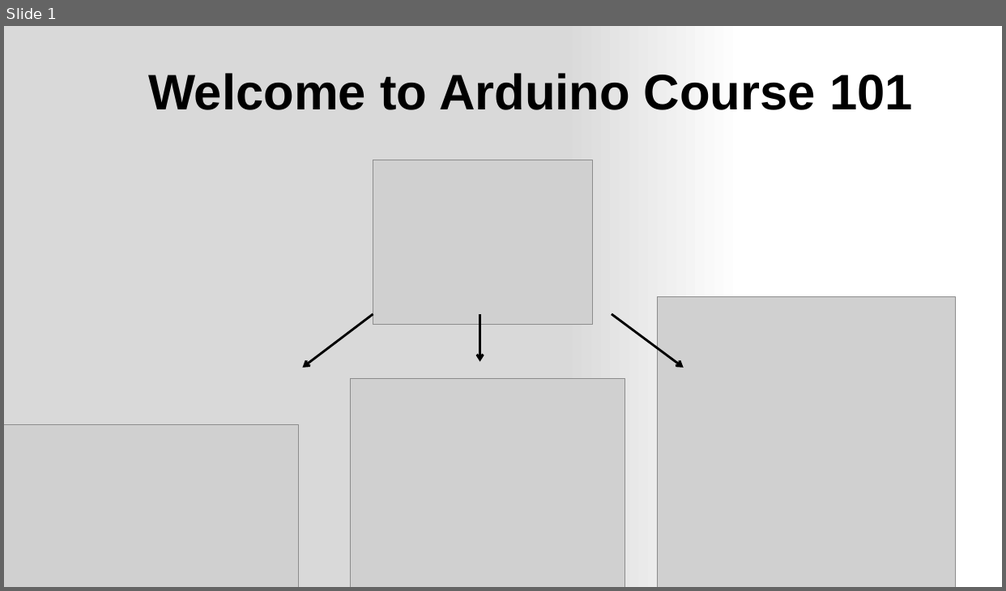
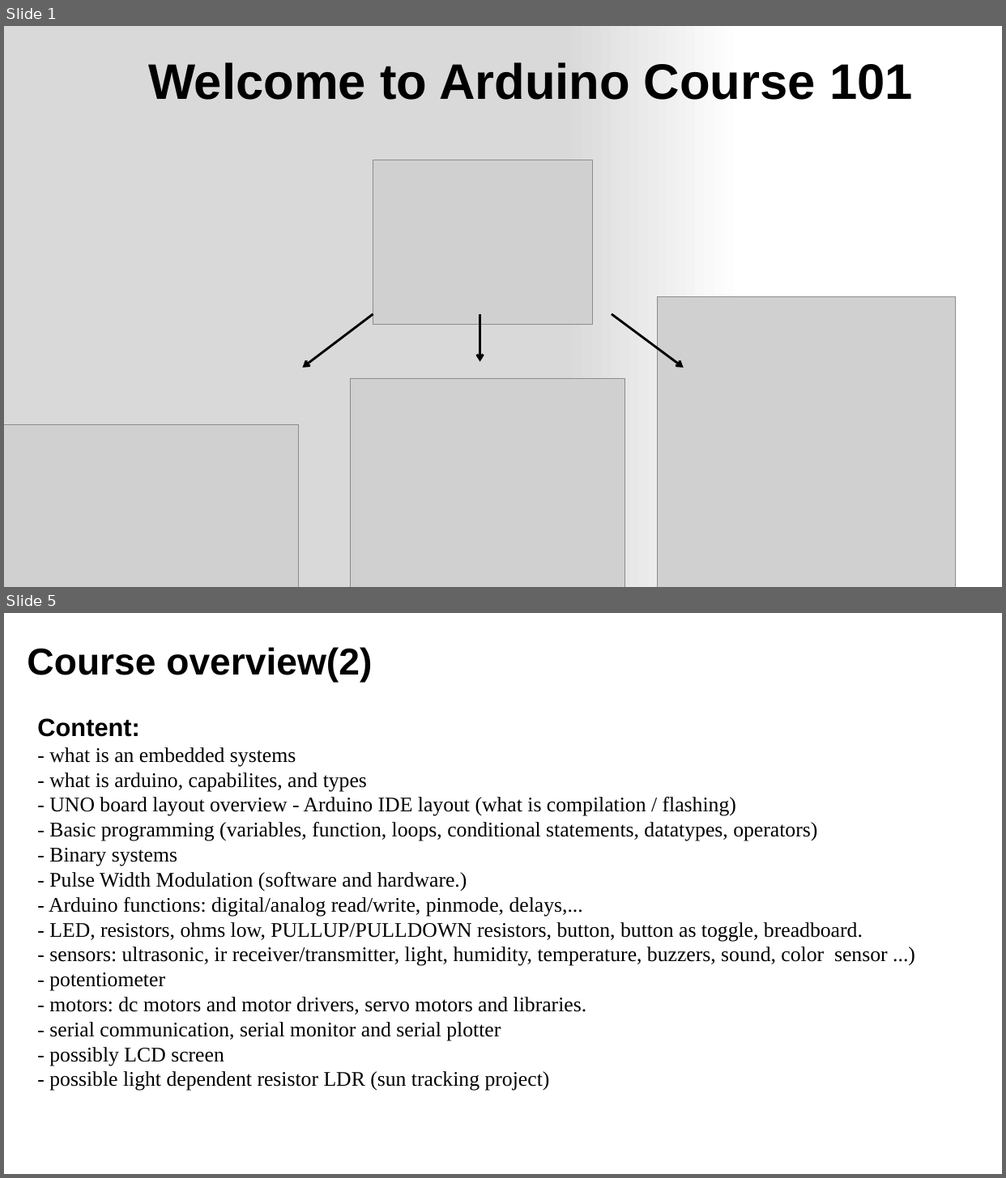
Before and after one commit to ShreimHossein/ArduinoCourse, a slide deck: course.pptx. Shown one above the other, each under a label of ours: slide 1 before the commit, slides 1 and 5 after it; the slides between them are not shown. The pictures are 1006x591 and 1006x1178 pixels, drawn with LibreOffice and Linux fonts; fonts in the diff are those of the drawing; grey boxes stand for pictures. Boxes give left, top, right and bottom in pixels: in the first picture for what was removed or moved away, otherwise in the second. Text is boxed around its words. In the diff, an @@ line names an element or a change of style, - is before the commit and + after.

```diff
--- a/course.pptx
+++ b/course.pptx
@@ slide 5 added at (4,613,1002,1174), background #FFFFFF @@
@@ title added at (27,647,372,683), 36 pt, text #000000, bold @@
+Course overview(2)
@@ text added at (37,718,888,1091), 20 pt, text #000000 @@
+Content:
+- what is an embedded systems
+- what is arduino, capabilites, and types
+- UNO board layout overview - Arduino IDE layout (what is compilation / flashing)
+- Basic programming (variables, function, loops, conditional statements, datatypes, operators)
+- Binary systems
+- Pulse Width Modulation (software and hardware.)
+- Arduino functions: digital/analog read/write, pinmode, delays,...
+- LED, resistors, ohms low, PULLUP/PULLDOWN resistors, button, button as toggle, breadboard.
+- sensors: ultrasonic, ir receiver/transmitter, light, humidity, temperature, buzzers, sound, color sensor ...)
+- potentiometer
+- motors: dc motors and motor drivers, servo motors and libraries.
+- serial communication, serial monitor and serial plotter
+- possibly LCD screen
+- possible light dependent resistor LDR (sun tracking project)
@@ slide 1 changed as well @@
@@ text "Welcome to Arduino Course 101": place and size @@
-text "Welcome to Arduino Course 101" at (148,73,913,110)
+text "Welcome to Arduino Course 101" at (148,62,913,100)
```
Also in this commit, not shown: 1 other slide changed, 5 other slides added, 2 slides removed.
